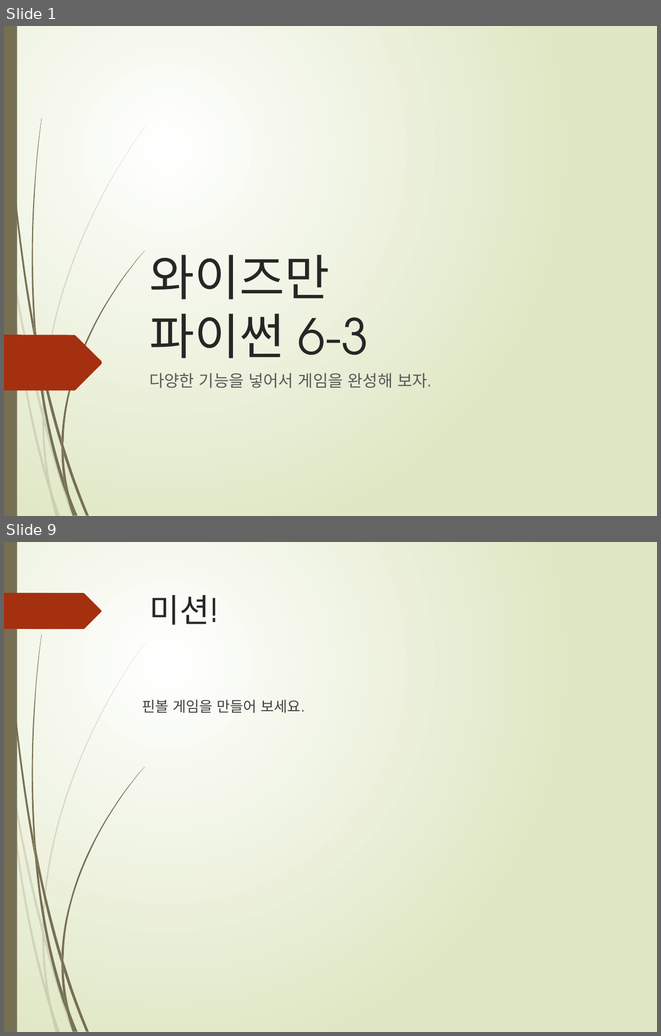
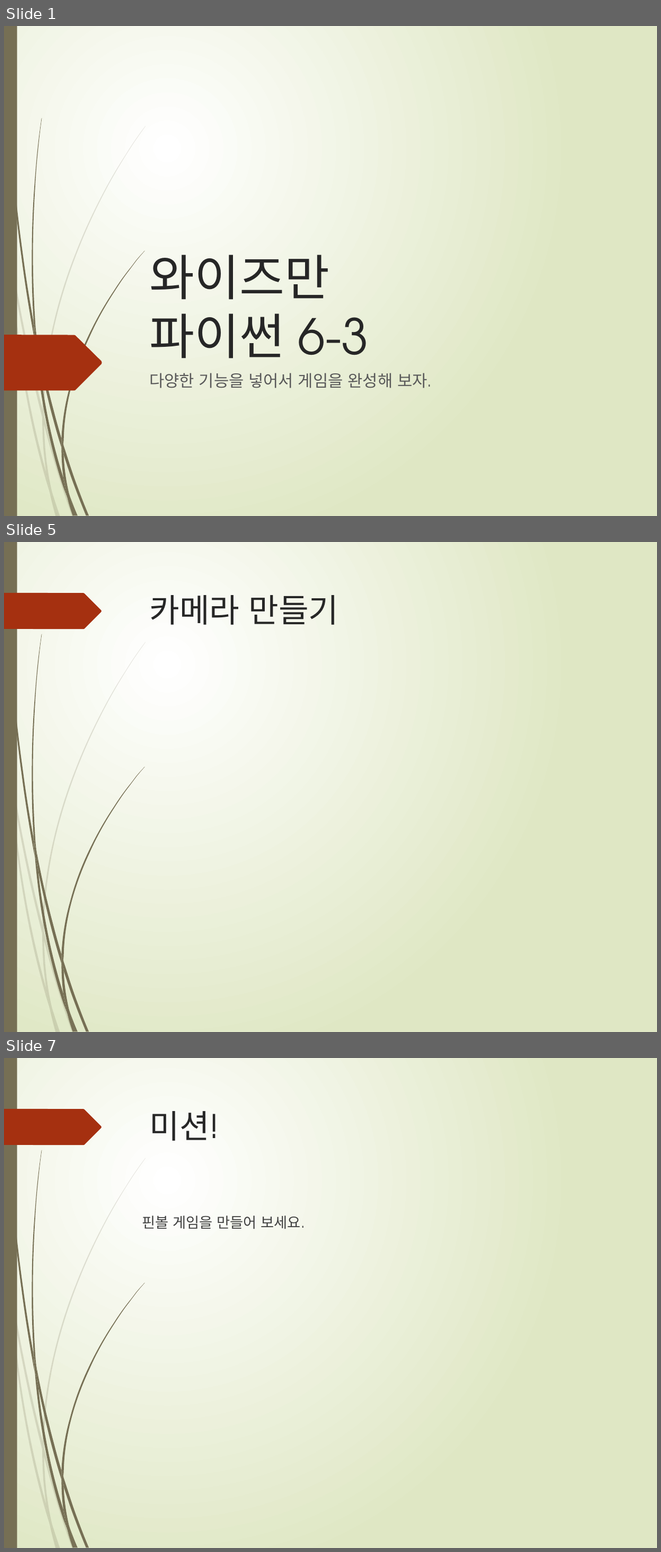
Before and after one commit to freshmea/weizman_python_class, a slide deck: textbook/파이썬6-3교시.pptx. Shown one above the other, each under a label of ours: slides 1 and 9 before the commit, slides 1, 5 and 7 after it; the slides between them are not shown. The pictures are 661x1036 and 661x1552 pixels, drawn with LibreOffice and Linux fonts; fonts in the diff are those of the drawing. Boxes give left, top, right and bottom in pixels: in the first picture for what was removed or moved away, otherwise in the second. Text is boxed around its words. In the diff, an @@ line names an element or a change of style, - is before the commit and + after.

```diff
--- a/textbook/파이썬6-3교시.pptx
+++ b/textbook/파이썬6-3교시.pptx
@@ slide 5 added at (4, 542, 657, 1032), background gradient #FFFFFF to #DFE8C4; not listed: 24 template elements that a slide beside it also shows @@
@@ title added at (149, 595, 339, 625), 36 pt, text #262626 @@
+카메라 만들기
@@ what was slide 9 is now slide 7 @@
```
Also in this commit, not shown: 1 slide changed, 3 other slides added, 6 slides removed, 1 other file.
